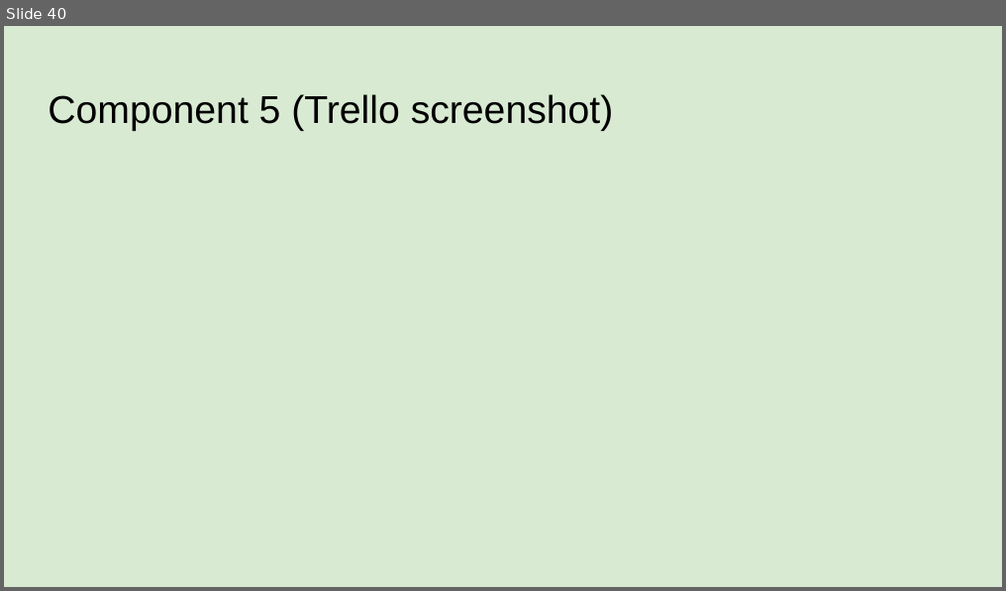
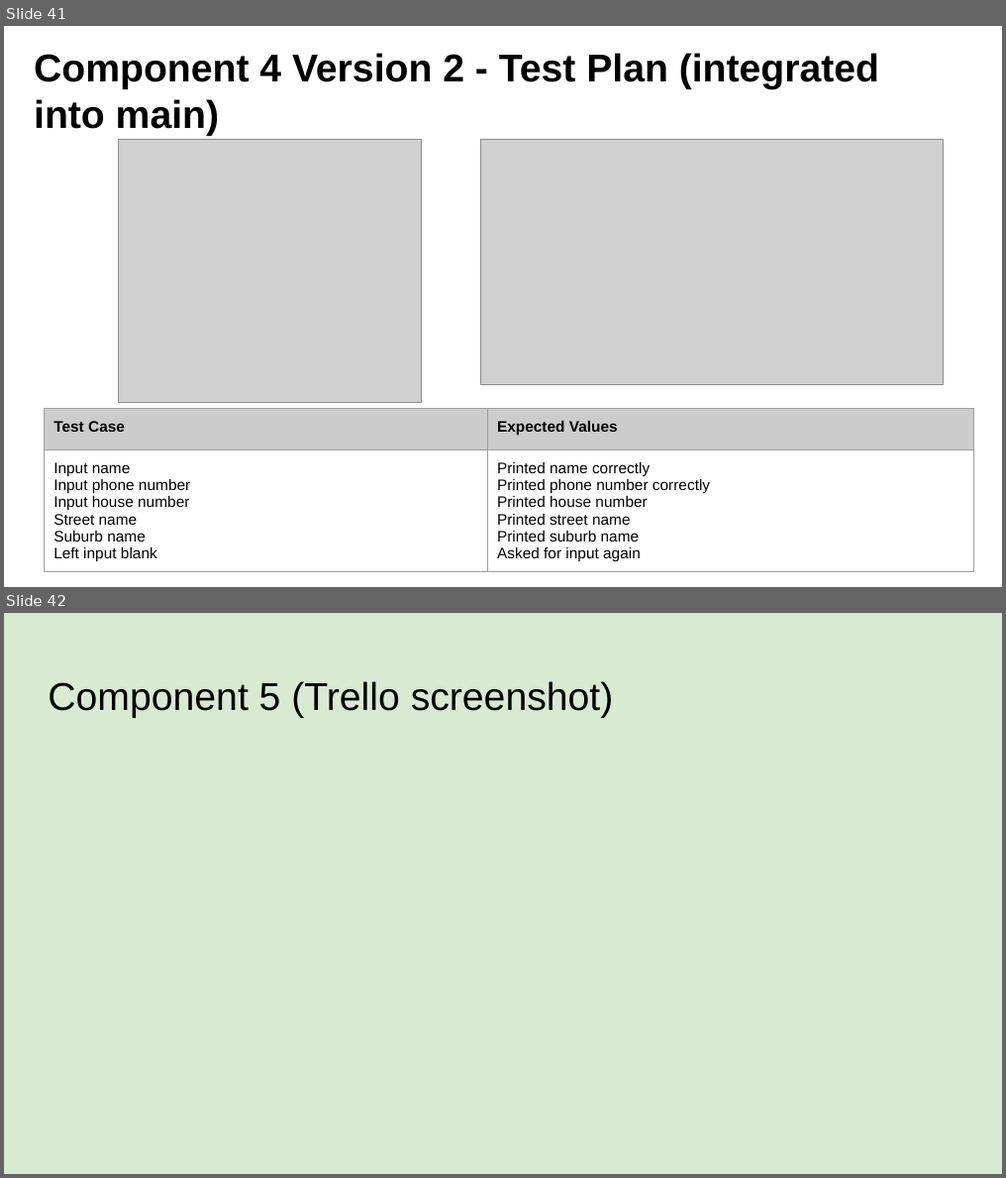
Before and after one commit to danettp/ds_nuts_bot, a slide deck: Danett Pepito - 000_91896 _ 91897 Documentation - 2150400 (Git).pptx. Shown one above the other, each under a label of ours: slide 40 before the commit, slides 41 and 42 after it. The pictures are 1006x591 and 1006x1178 pixels, drawn with LibreOffice and Linux fonts; fonts in the diff are those of the drawing; grey boxes stand for pictures; background and template pictures are left out. Boxes give left, top, right and bottom in pixels: in the first picture for what was removed or moved away, otherwise in the second. Text is boxed around its words. In the diff, an @@ line names an element or a change of style, - is before the commit and + after.

Commit message:
Integrated delivery v2.py to main app
Created delivery version 2 and integrated delivery info into main app.

```diff
--- a/Danett Pepito - 000_91896 _ 91897 Documentation - 2150400 (Git).pptx
+++ b/Danett Pepito - 000_91896 _ 91897 Documentation - 2150400 (Git).pptx
@@ slide 41 added at [4, 26, 1002, 587], background picture (left out) @@
@@ title added at [34, 53, 879, 136], 28 pt, text #000000, bold @@
+Component 4 Version 2 - Test Plan (integrated into main)
@@ picture added at [119, 140, 421, 403] @@
@@ picture added at [480, 140, 943, 385] @@
@@ table added at [44, 409, 974, 580], 2 rows, 2 columns @@
+Test Case | Expected Values
+Input name / Input phone number / Input house number / Street name / Suburb name / Left input blank | Printed name correctly / Printed phone number correctly / Printed house number / Printed street name / Printed suburb name / Asked for input again
@@ what was slide 40 is now slide 42 @@
```
Also in this commit, not shown: 3 slides changed, 1 other slide added, 3 other files.
